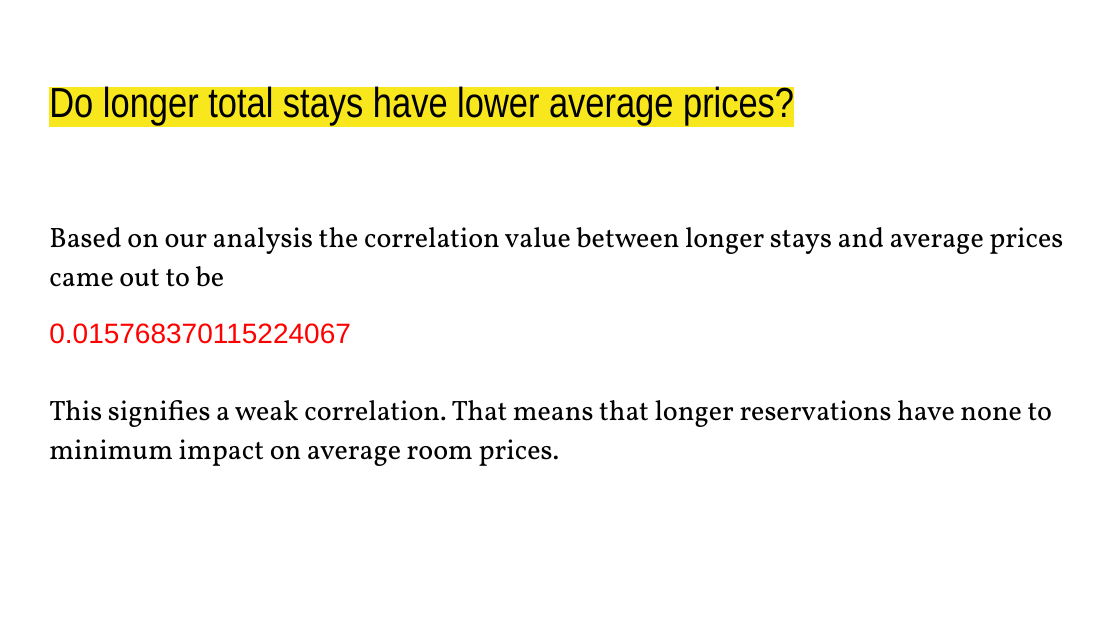
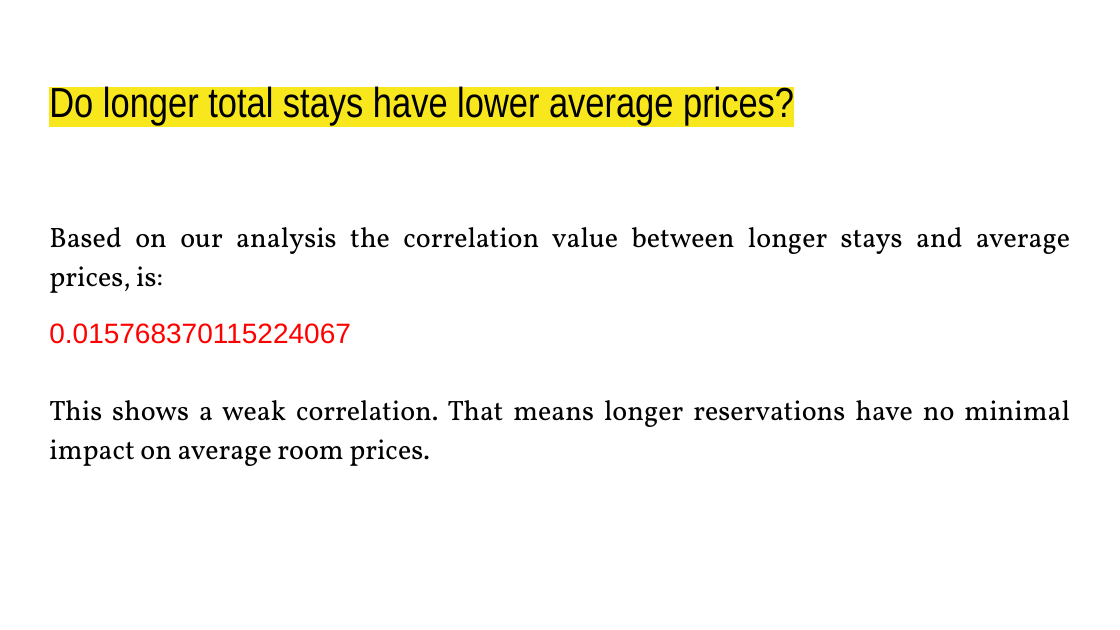
Before and after one commit to domivillacis/Hotel_reservations_analysis, a slide deck: slide 9 of Hotel_Reservations.pptx. Drawn at 1120x630 pixels with LibreOffice and Linux fonts; fonts in the diff are those of the drawing. Boxes give left, top, right and bottom in pixels: in the first picture for what was removed or moved away, otherwise in the second. Text is boxed around its words. In the diff, an @@ line names an element or a change of style, - is before the commit and + after.

Commit message:
adding analysis to pp

```diff
--- a/Hotel_Reservations.pptx
+++ b/Hotel_Reservations.pptx
@@ text at box(49, 227, 1070, 293): text changed @@
-Based on our analysis the correlation value between longer stays and average prices came out to be
+Based on our analysis the correlation value between longer stays and average prices, is:
@@ text at box(49, 400, 1069, 466): text changed @@
-This signifies a weak correlation. That means that longer reservations have none to minimum impact on average room prices.
+This shows a weak correlation. That means longer reservations have no minimal impact on average room prices.
```
Also in this commit, not shown: 19 other slides changed, 15 slides added, 3 slides removed.
